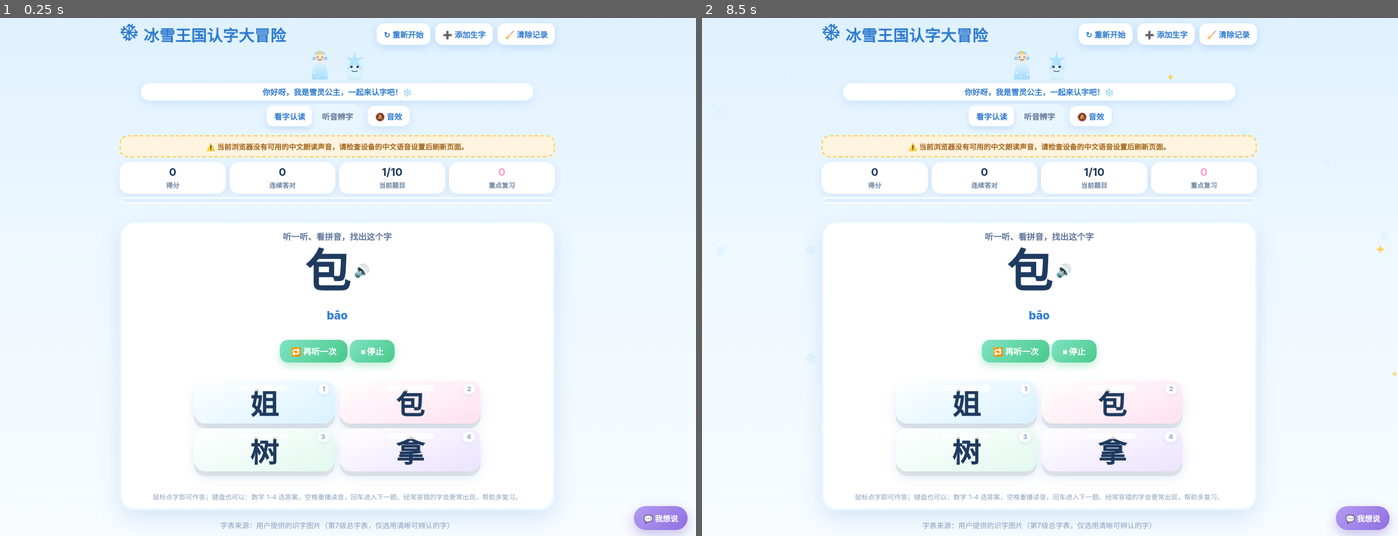
Above: before the commit, frames 1-2 (left to right).
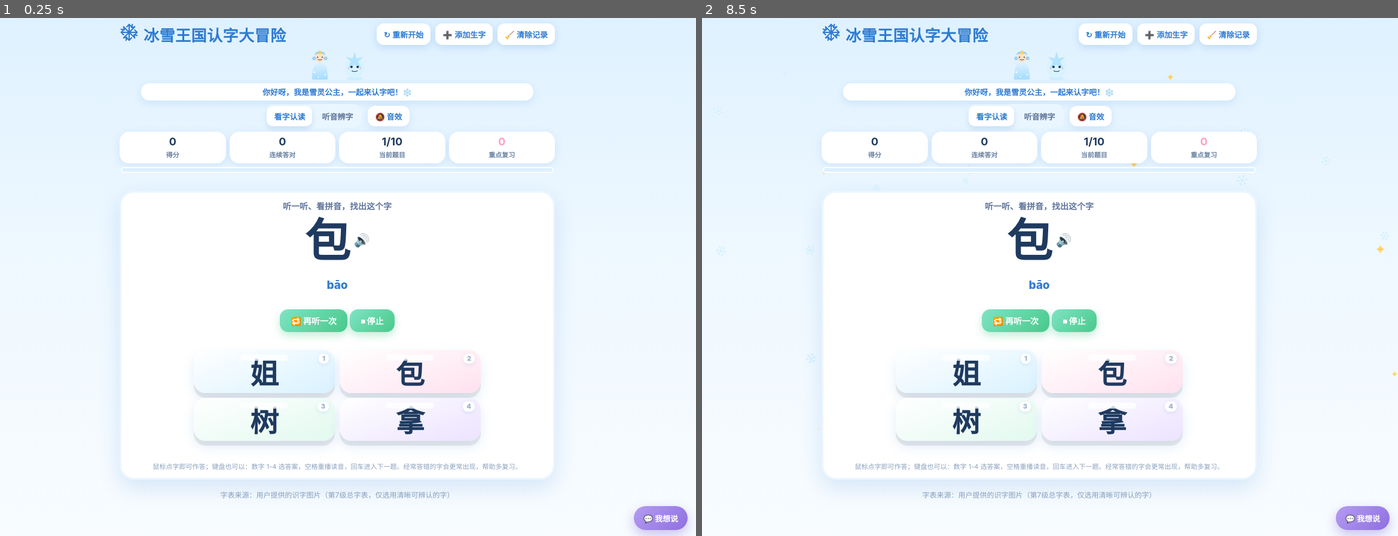
Above: after the commit, the same moments.

Repository: huanglu00-lang/first-grade-learning-games
Game: browser game, page 认字游戏/index.html
Two runs of this game, one before a commit and one after it. Both use one fixed random seed, a clock stepped at 60 frames per second and the inputs below.
Inputs:
- Up to frame 1 (0.25 s): no input
- Up to frame 2 (8.5 s): tap one key every 0.2 s from 1.17 s: C R A N E Enter M O I S T Enter B U I L D Enter G R A P H Enter F L O W Y Enter Q U I C K Enter C

The runs differ from the first frame. In frame 1, 13% of the frame differs, in the area x 17-80%, y 21-99%; in frame 2, 13%.

Commit message:
Fix false unsupported voice warning on Android

Diff:
--- a/认字游戏/index.html
+++ b/认字游戏/index.html
@@ -610,12 +610,9 @@
   if(!('speechSynthesis'in window)){
     banner.textContent='⚠️ 这个浏览器不支持语音朗读，请换用最新版 Safari 或 Chrome 打开。';
     banner.classList.add('show');
-  }else if(!zhVoice){
-    banner.textContent=/Android/i.test(navigator.userAgent)
-      ? '⚠️ 当前浏览器没有可用的中文朗读声音，请在手机系统的“文字转语音”设置中下载中文普通话语音，或改用最新版 Chrome 后刷新页面。'
-      : '⚠️ 当前浏览器没有可用的中文朗读声音，请检查设备的中文语音设置后刷新页面。';
-    banner.classList.add('show');
   }else{
+    // Android Chrome 可能异步返回空的 voice 列表，但 speechSynthesis
+    // 仍然可以使用系统默认中文声音。不能把“列表暂时为空”误报成不支持。
     banner.classList.remove('show');
   }
 }
